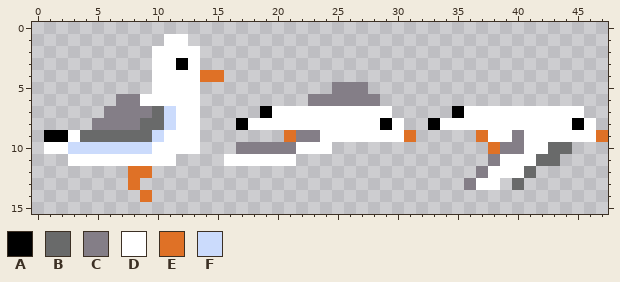
Edited in one commit: pixel-art sprite (gull.png). Above, as it was before the edit.
The file is 48x16 pixels.
Palette (. is transparent): A #000000  B #696a6a  C #847e87  D #ffffff  E #df7126  F #cbdbfc
Pixels before, first column x 1:
 1 ..........DD...................................
 2 .........DDDD..................................
 3 .........DDAD..................................
 4 .........DDDDEE................................
 5 .........DDDD...........CCC....................
 6 ......CCDDDDD.........CCCCCC...................
 7 .....CCCCBFDD.....ADDDDDDDDDD.....ADDDDDDDDDD..
 8 ....CCCCBBFDD...ADDDDDDDDDDDAD..ADDDDDDDDDDDAD.
 9 AADBBBBBBFDDD.......ECCDDDDDDDE.....EDDCDDDDDDE
10 DDFFFFFFFDDDD...CCCCCDDD.............ECCDDBB...
11 ..DDDDDDDDD....DDDDDD................CDDDBB....
12 .......EE...........................CDDDB......
13 .......E...........................CDD.B.......
14 ........E......................................
The result:
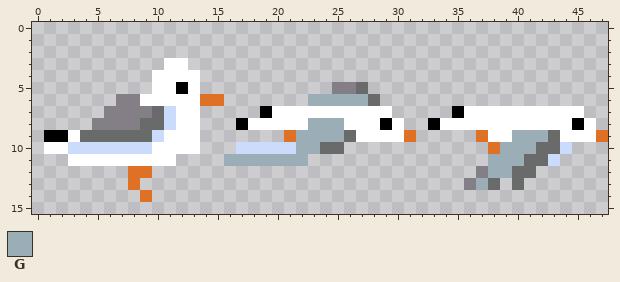
Colours new in this view: G #9badb7
Diff:
y 1: x 11..12 DD -> ..
y 2: x 10..13 DDDD -> ....
y 3: x 10 D -> .; x 12..13 AD -> D.
y 4: x 14..15 EE -> ..
y 5: x 12 D -> A; x 27 C -> B
y 6: x 14..15 .. -> EE; x 23..28 CCCCCC -> GGGGGB
y 8: x 23..25 DDD -> GGG
y 9: x 22..26 CCDDD -> GGGGB; x 40..43 CDDD -> GGGB
y 10: x 17..25 CCCCCDDD. -> FFFFFGGBB; x 39..42 CCDD -> GGGB; x 44 B -> F
y 11: x 16..22 DDDDDD. -> GGGGGGG; x 38..41 CDDD -> GGGB; x 43 B -> F
y 12: x 38..40 DDD -> GGB
y 13: x 37..38 DD -> GB
Changed places in both pictures, as pixel boxes (x1, y1, x2, y2):
changed: (152, 34, 380, 166)
changed: (476, 130, 572, 190)
